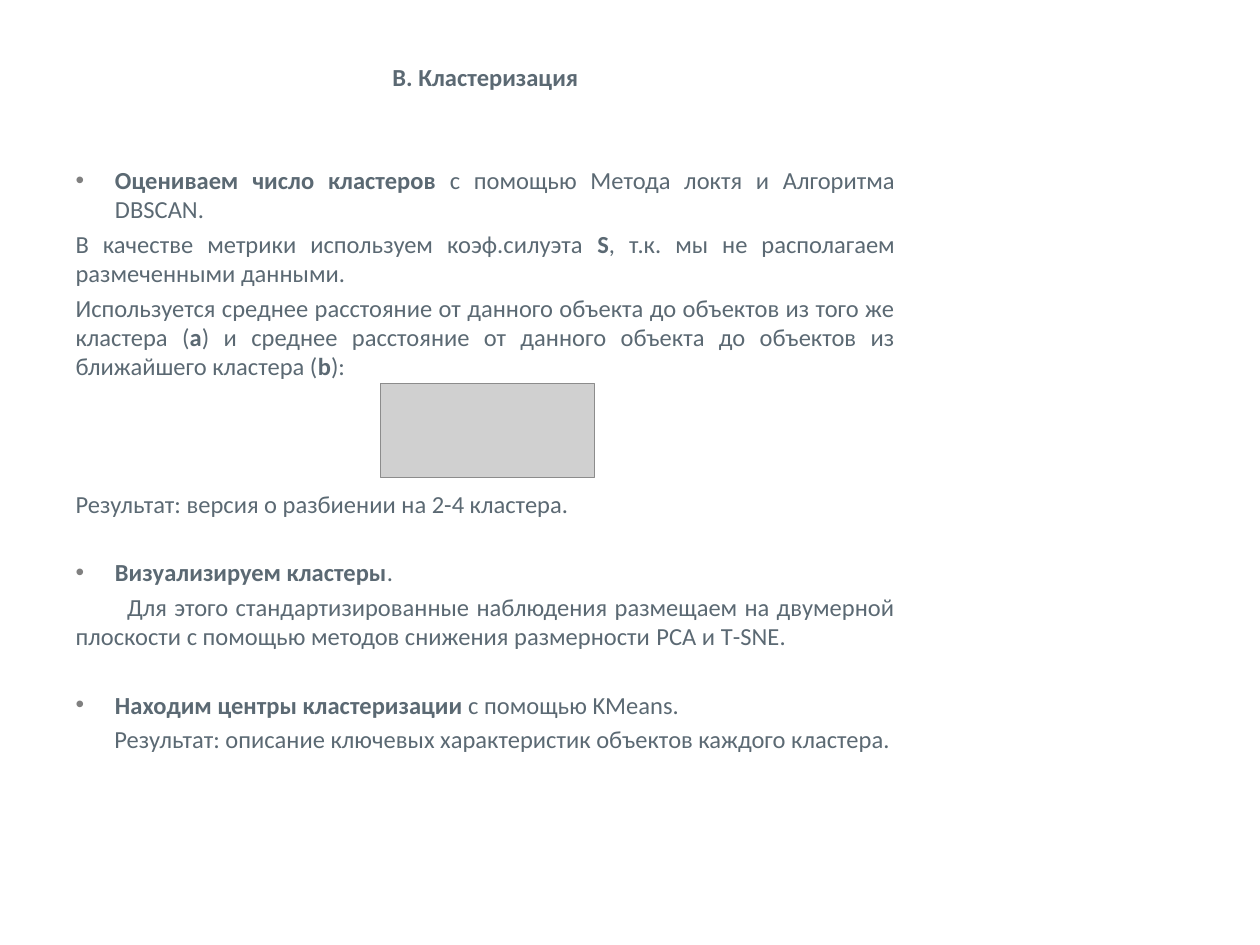
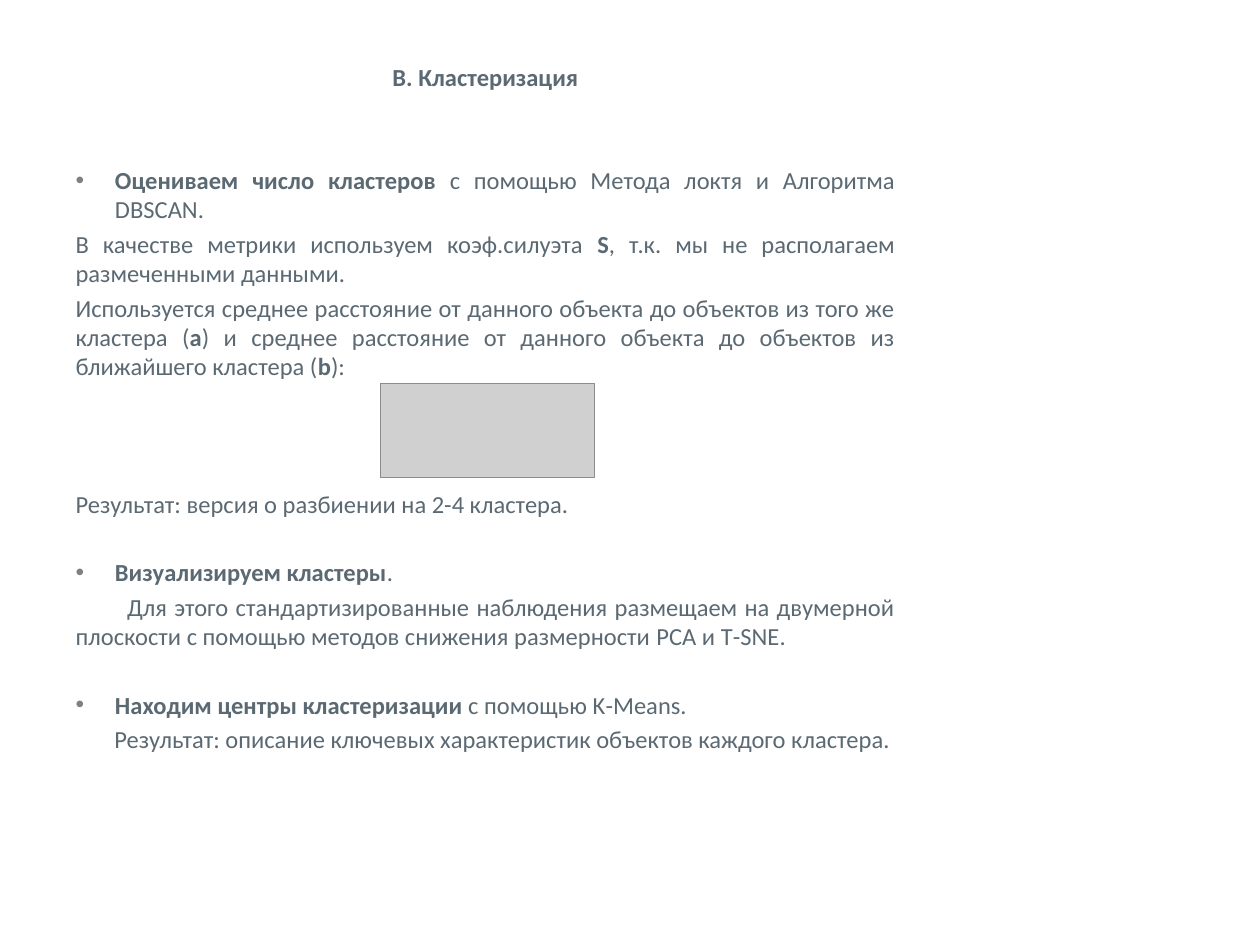
Before and after one commit to Viktoriia2020/Viktoriia, a slide deck: slide 9 of Презентация проекта.pptx. Drawn at 1260x945 pixels with LibreOffice and Linux fonts; fonts in the diff are those of the drawing; grey boxes stand for pictures; background and template pictures are left out. Boxes give left, top, right and bottom in pixels: in the first picture for what was removed or moved away, otherwise in the second. Text is boxed around its words. In the diff, an @@ line names an element or a change of style, - is before the commit and + after.

```diff
--- a/Презентация проекта.pptx
+++ b/Презентация проекта.pptx
@@ text at (115, 698, 687, 718): text changed @@
-• Находим центры кластеризации с помощью KMeans.
+• Находим центры кластеризации с помощью K-Means.
```
Also in this commit, not shown: 10 other slides changed, 1 slide added, 1 slide removed.
